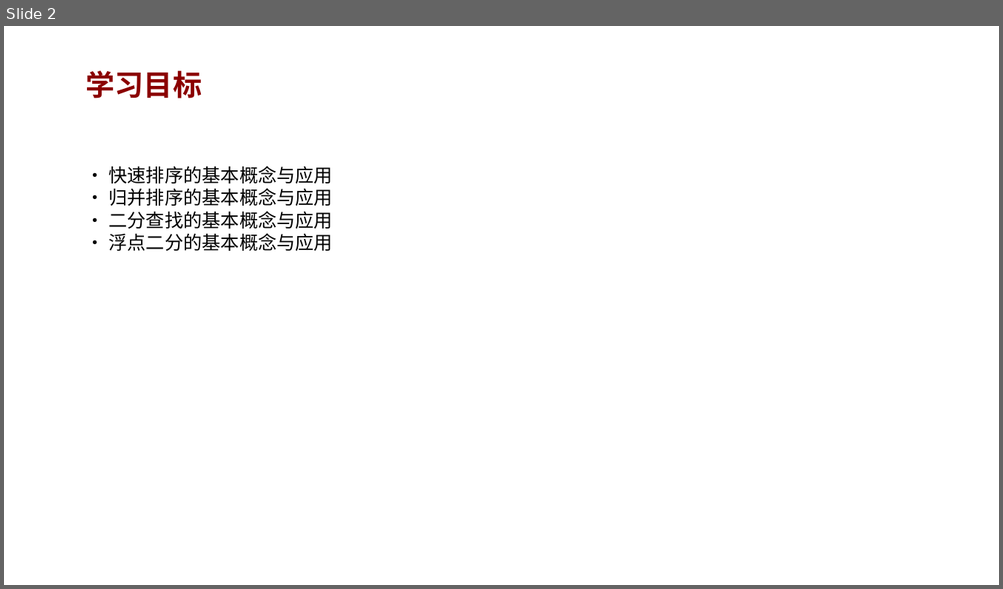
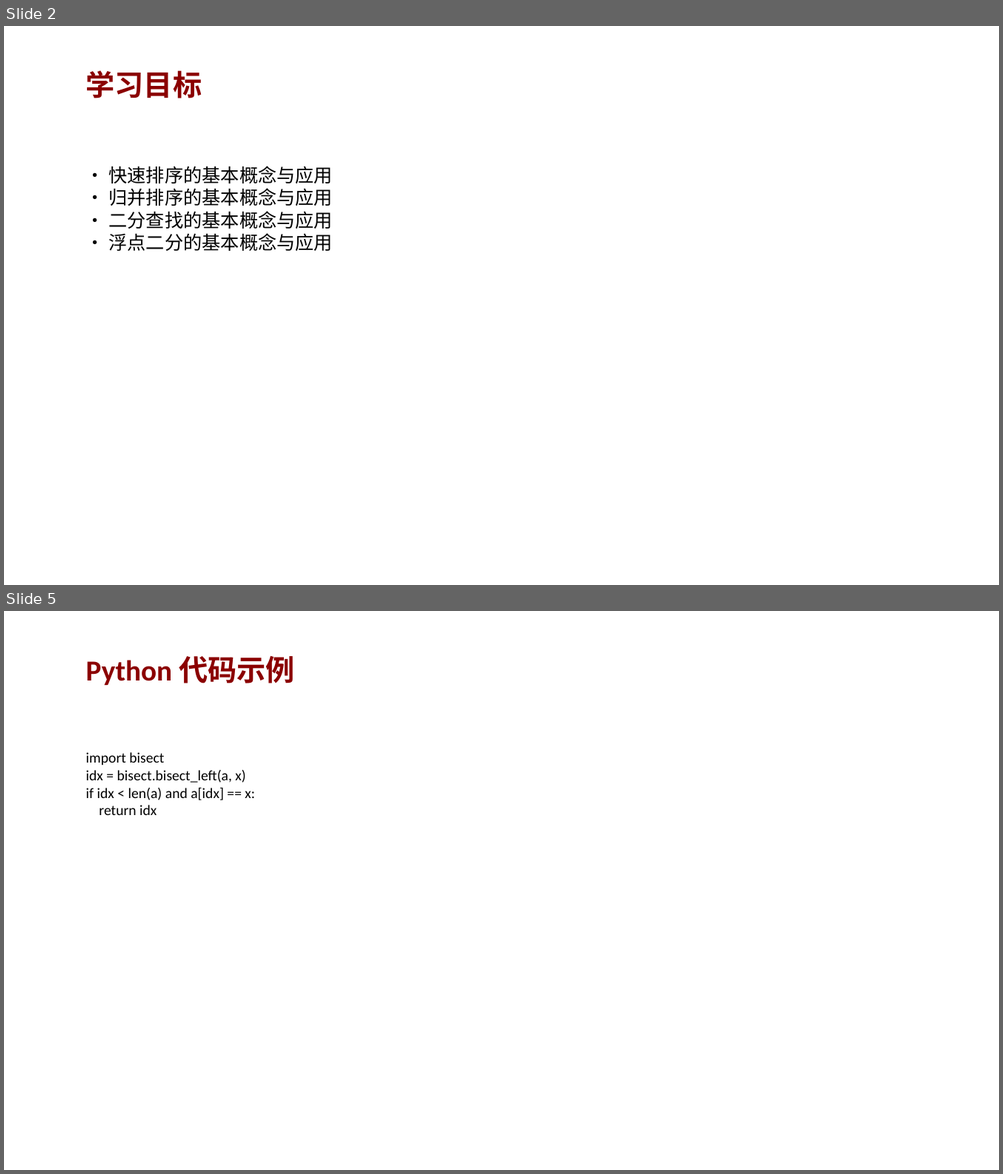
Before and after one commit to AndyLishengrui/trae-coding-course, a slide deck: textbook/ppt/chapter09_ppt.pptx. Shown one above the other, each under a label of ours: slide 2 before the commit, slides 2 and 5 after it; the slides between them are not shown. The pictures are 1003x589 and 1003x1174 pixels, drawn with LibreOffice and Linux fonts; fonts in the diff are those of the drawing. Boxes give left, top, right and bottom in pixels: in the first picture for what was removed or moved away, otherwise in the second. Text is boxed around its words. In the diff, an @@ line names an element or a change of style, - is before the commit and + after.

Commit message:
v5.3: PPT扩充(8页/章) + 教材代码bug修复 + 完整版PDF更新
PPT改进：
- 15个PPT从2页扩充到8页
- 每个PPT含：概念讲解、C++/Python代码示例、常见错误、练习题、小结

教材修复：
- 14个严重代码bug（运算符优先级、队列查询、循环边界等）
- 描述不一致修复（葡语残留、条件错误等）
- 网站问题数172→168
- 完整版PDF重新生成

```diff
--- a/textbook/ppt/chapter09_ppt.pptx
+++ b/textbook/ppt/chapter09_ppt.pptx
@@ slide 5 added at (x1=4, y1=611, x2=999, y2=1170), background #FFFFFF @@
@@ text added at (x1=86, y1=656, x2=295, y2=685), 28 pt, text #8B0000, bold @@
+Python 代码示例
@@ text added at (x1=86, y1=752, x2=255, y2=815), 14 pt, text #000000 @@
+import bisect
+idx = bisect.bisect_left(a, x)
+if idx < len(a) and a[idx] == x:
+return idx
```
Also in this commit, not shown: 5 other slides added, 16 other files.
